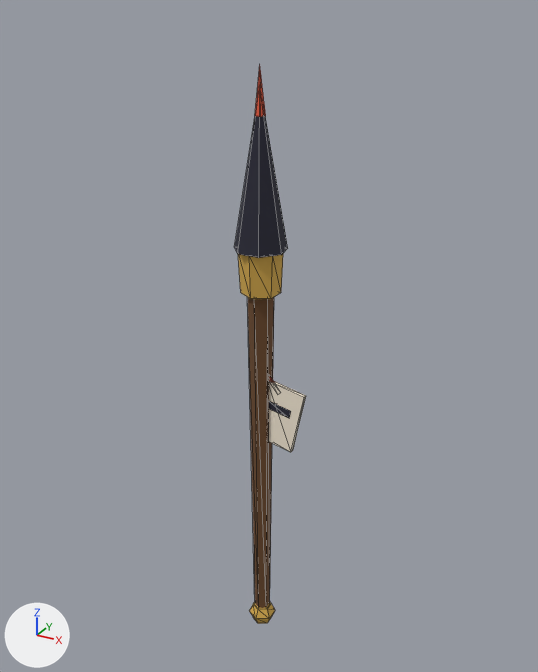
Two versions of the glTF model assets3d/weapons/weapon_myeongbu.glb, one commit apart.
Camera for both pictures: a camera (50 mm lens) standing at (0.768, -1.359, 1.178) and looking at (-0.003, 0.043, 0.477). The lights are fixed; the arrows at lower left show +X, +Y and +Z. The older version comes first. Mesh edges are drawn as thin lines. Vertices at exactly the same position are counted once.

Objects in the first picture: 'weapon_myeongbu'.
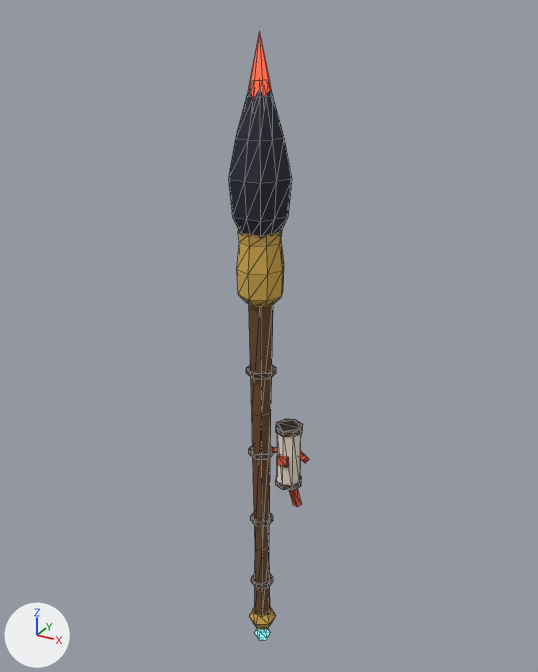
The change, as a diff of the scene's bpy script:
```diff
--- a/assets3d/weapons/weapon_myeongbu.glb.py
+++ b/assets3d/weapons/weapon_myeongbu.glb.py
@@ me_weapon_myeongbu @@
-me_weapon_myeongbu.from_pydata(...)  # 80 vertices, 128 faces; spans x -0.058..0.115, y -0.054..0.06, z -0.355..1.08
+me_weapon_myeongbu.from_pydata(...)  # 324 vertices, 572 faces; spans x -0.075..0.126, y -0.065..0.065, z -0.422..1.14
+# me_weapon_myeongbu part 1: a new loose piece, a 6-sided cylinder along z spanning x -0.026..0.026, y -0.03..0.03, z -0.22..-0.206, in mat_m_wood_dark (brown #49301c)
+# me_weapon_myeongbu part 2: a new loose piece, a 6-sided cylinder along z spanning x -0.025..0.025, y -0.029..0.029, z -0.02..-0.006, in mat_m_wood_dark (brown #49301c)
+# me_weapon_myeongbu part 3: a new loose piece, a 6-sided cylinder along z spanning x -0.027..0.027, y -0.032..0.032, z 0.18..0.194, in mat_m_wood_dark (brown #49301c)
+# me_weapon_myeongbu part 4: a new loose piece, a 6-sided cylinder along z spanning x -0.03..0.03, y -0.035..0.035, z 0.4..0.414, in mat_m_wood_dark (brown #49301c)
+# me_weapon_myeongbu part 5: a new loose piece, an 8-sided cylinder along z spanning x 0.042..0.108, y -0.033..0.033, z 0.12..0.132, in mat_m_wood_dark (brown #49301c)
+# me_weapon_myeongbu part 6: a new loose piece, an 8-sided cylinder along z spanning x 0.042..0.108, y -0.033..0.033, z 0.268..0.28, in mat_m_wood_dark (brown #49301c)
+# me_weapon_myeongbu part 7: the loose piece of 20 vertices spanning x -0.03..0.03, y -0.035..0.035, z -0.355..-0.285 is moved by (0.0, 0.0, -0.02)
+# me_weapon_myeongbu part 8: a new loose piece, a UV sphere (6 segments, 4 rings, poles along z) spanning x -0.019..0.019, y -0.022..0.022, z -0.422..-0.378, in mat_m_cheondo_glow (green #5fe4c1, glowing green #6bffd9)
+# me_weapon_myeongbu part 9: a new loose piece, a box spanning x 0.062..0.088, y -0.035..-0.025, z 0.188..0.213, in mat_m_red (red #e95c3f)
+# me_weapon_myeongbu part 10: a new loose piece, an 8-sided cylinder along z spanning x 0.045..0.105, y -0.03..0.03, z 0.12..0.28, in mat_m_hanji (pale yellow #f3e8d4)
+# me_weapon_myeongbu part 11: the loose piece of 12 vertices spanning x -0.026..0.026, y -0.03..0.03, z -0.3..0.6 is rebuilt with 24 vertices and now spans x -0.032..0.032, y -0.028..0.028, z -0.32..0.6
+# me_weapon_myeongbu part 12: the loose piece of 12 vertices spanning x -0.043..0.043, y -0.05..0.05, z 0.6..0.7 is rebuilt with 40 vertices and now spans x -0.054..0.054, y -0.054..0.054, z 0.58..0.745
+# me_weapon_myeongbu part 13: a new loose piece of 17 vertices spanning x -0.032..0.032, y -0.032..0.032, z 0.99..1.14, in mat_m_red_glow (red #e95c3f, glowing red #d35238)
+# me_weapon_myeongbu part 14: the loose piece of 8 vertices spanning x -0.015..0.115, y -0.005..0.005, z 0.212..0.388 is deleted
+# me_weapon_myeongbu part 15: the loose piece of 8 vertices spanning x 0.019..0.081, y -0.006..0.006, z 0.304..0.336 is deleted
+# me_weapon_myeongbu part 16: 13 vertices removed from x -0.058..0.058, y -0.054..0.06, z 0.7..1.04; 60 vertices added at x -0.075..0.075, y -0.065..0.065, z 0.74..1.02
+# me_weapon_myeongbu part 17: 32 vertices added at x 0.024..0.126, y -0.008..0.045, z 0.035..0.209
+# other edits to the shape of me_weapon_myeongbu do not show in these pictures
 me_weapon_myeongbu.materials.append(mat_m_wood)
@@ me_weapon_myeongbu @@
 me_weapon_myeongbu.materials.append(mat_m_hanji)
+me_weapon_myeongbu.materials.append(mat_m_wood_dark)  # brown #49301c
+me_weapon_myeongbu.materials.append(mat_m_red_glow)  # red #e95c3f, glowing red #d35238
+me_weapon_myeongbu.materials.append(mat_m_cheondo_glow)  # green #5fe4c1, glowing green #6bffd9
```

Where the change shows, as pixel boxes [x1, y1, x2, y2] in the pictures (538 x 672 px; the box of a moved part takes in the faces that stretch with it):
'weapon_myeongbu', reshaped (11% wider, 9% taller)
    before: [234, 66, 306, 624]
    after: [229, 31, 309, 641]
part 1 of me_weapon_myeongbu, added
    after: [251, 573, 273, 589]
part 2 of me_weapon_myeongbu, added
    after: [251, 513, 273, 527]
part 3 of me_weapon_myeongbu, added
    after: [249, 445, 274, 460]
part 4 of me_weapon_myeongbu, added
    after: [246, 365, 276, 379]
part 5 of me_weapon_myeongbu, added
    after: [276, 476, 301, 490]
part 6 of me_weapon_myeongbu, added
    after: [276, 419, 303, 437]
part 7 of me_weapon_myeongbu, moved or reshaped
    before: [250, 602, 275, 624]
    after: [249, 607, 275, 630]
part 8 of me_weapon_myeongbu, added
    after: [255, 629, 270, 641]
part 9 of me_weapon_myeongbu, added
    after: [277, 454, 289, 468]
part 10 of me_weapon_myeongbu, added (pale yellow)
    after: [277, 420, 301, 486]
part 11 of me_weapon_myeongbu, rebuilt (11% narrower)
    before: [247, 297, 274, 608]
    after: [249, 304, 273, 617]
part 12 of me_weapon_myeongbu, rebuilt
    before: [238, 254, 283, 299]
    after: [237, 229, 284, 306]
part 13 of me_weapon_myeongbu, added (red)
    after: [248, 31, 272, 100]
part 14 of me_weapon_myeongbu, deleted (pale yellow)
    before: [269, 381, 306, 452]
part 15 of me_weapon_myeongbu, deleted
    before: [269, 401, 291, 418]
part 16 of me_weapon_myeongbu, built on
    before: [234, 66, 288, 258]
    after: [229, 88, 292, 238]
part 17 of me_weapon_myeongbu, added
    after: [272, 447, 309, 507]
